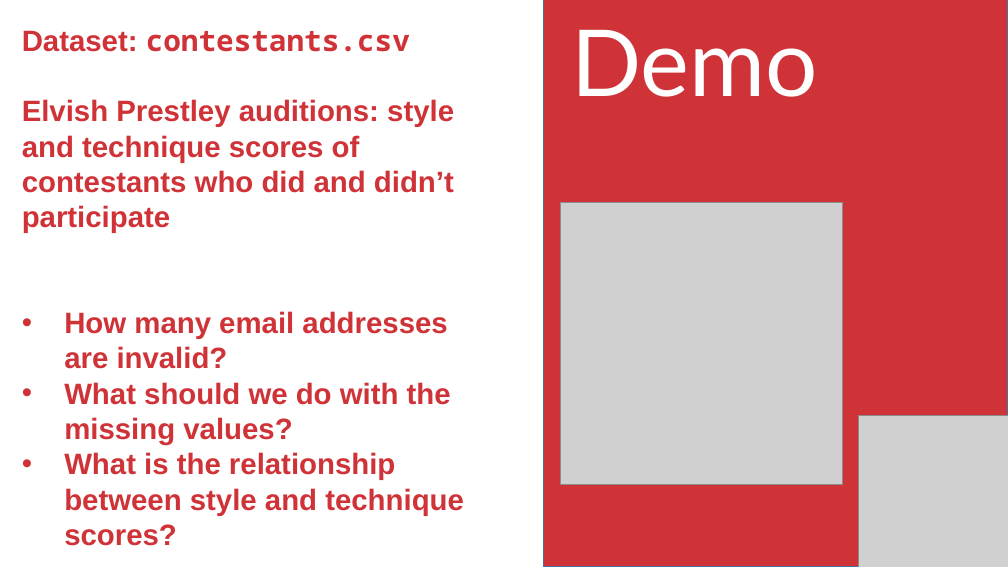
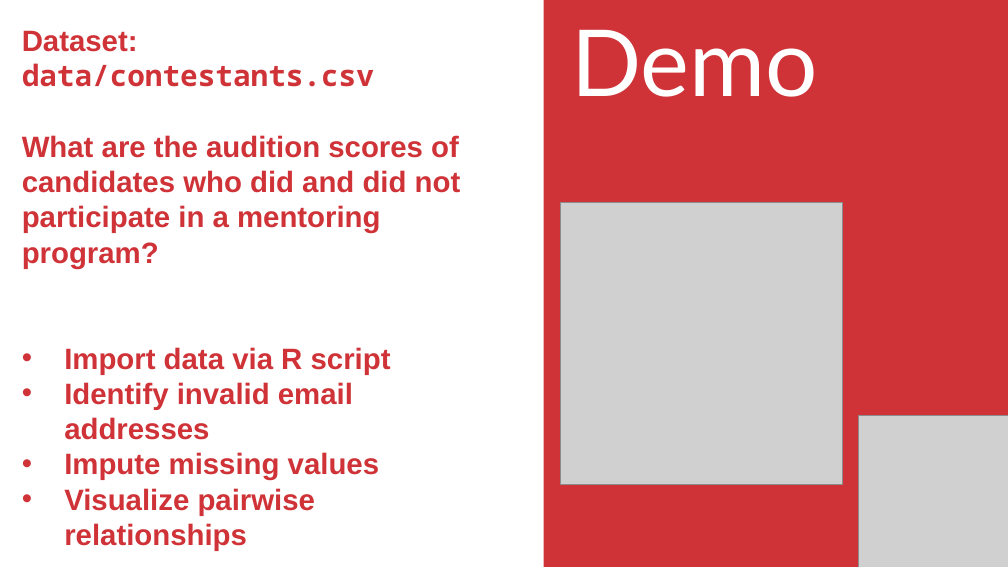
Before and after one commit to stringfestdata/satrday-r-power-bi, a slide deck: slide 6 of satrday-r-power-bi.pptx (slide 7 before the commit). Drawn at 1008x567 pixels with LibreOffice and Linux fonts; fonts in the diff are those of the drawing; grey boxes stand for pictures. Boxes give left, top, right and bottom in pixels: in the first picture for what was removed or moved away, otherwise in the second. Text is boxed around its words. In the diff, an @@ line names an element or a change of style, - is before the commit and + after.

```diff
--- a/satrday-r-power-bi.pptx
+++ b/satrday-r-power-bi.pptx
@@ rectangle at (544,0,1008,567): outline #43739E 1 pt to none @@
@@ text at (22,30,461,516): text changed @@
-Dataset: contestants.csv
-Elvish Prestley auditions: style and technique scores of contestants who did and didn’t participate
-• How many email addresses are invalid?
-• What should we do with the missing values?
-• What is the relationship between style and technique scores?
+Dataset: data/contestants.csv
+What are the audition scores of candidates who did and did not participate in a mentoring program?
+• Import data via R script
+• Identify invalid email addresses
+• Impute missing values
+• Visualize pairwise relationships
```
Also in this commit, not shown: 3 other slides changed, 2 slides added, 7 slides removed, 12 other files.
